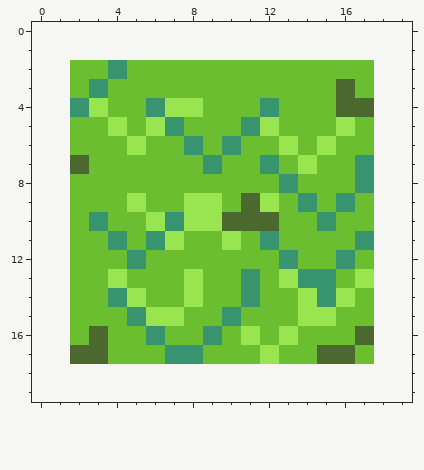
File history of a pixel-art sprite, Assets/textures/tallGrass.png. The picture above was drawn from the file before the commit.
The file is 32x32 pixels, drawn in blocks of 2x2; one block is one cell here. The old version is drawn lined up with the new one, on the new canvas.
Now the later version:
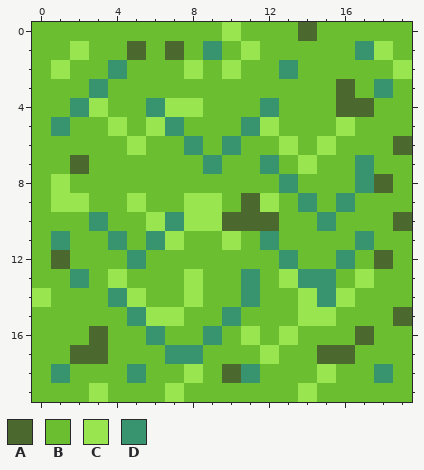
Palette (. is transparent): A #4b692f  B #6abe30  C #99e550  D #37946e
From old to new:
canvas 16x16 -> 20x20, the old top-left corner now at 2,2
@@ x 0..19 @@
- 0 ....................
- 1 ....................
- 2 ..BBDBBBBBBBBBBBBB..
- 3 ..BDBBBBBBBBBBBBAB..
- 4 ..DCBBDCCBBBDBBBAA..
- 5 ..BBCBCDBBBDCBBBCB..
- 6 ..BBBCBBDBDBBCBCBB..
- 7 ..ABBBBBBDBBDBCBBD..
- 8 ..BBBBBBBBBBBDBBBD..
- 9 ..BBBCBBCCBACBDBDB..
-10 ..BDBBCDCCAAABBDBB..
-11 ..BBDBDCBBCBDBBBBD..
-12 ..BBBDBBBBBBBDBBDB..
-13 ..BBCBBBCBBDBCDDBC..
-14 ..BBDCBBCBBDBBCDCB..
-15 ..BBBDCCBBDBBBCCBB..
-16 ..BABBDBBDBCBCBBBA..
-17 ..AABBBDDBBBCBBAAB..
-18 ....................
-19 ....................
+ 0 BBBBBBBBBBCBBBABBBBB
+ 1 BBCBBABABDBCBBBBBDCB
+ 2 BCBBDBBBCBCBBDBBBBBC
+ 3 BBBDBBBBBBBBBBBBABDB
+ 4 BBDCBBDCCBBBDBBBAABB
+ 5 BDBBCBCDBBBDCBBBCBBB
+ 6 BBBBBCBBDBDBBCBCBBBA
+ 7 BBABBBBBBDBBDBCBBDBB
+ 8 BCBBBBBBBBBBBDBBBDAB
+ 9 BCCBBCBBCCBACBDBDBBB
+10 BBBDBBCDCCAAABBDBBBA
+11 BDBBDBDCBBCBDBBBBDBB
+12 BABBBDBBBBBBBDBBDBAB
+13 BBDBCBBBCBBDBCDDBCBB
+14 CBBBDCBBCBBDBBCDCBBB
+15 BBBBBDCCBBDBBBCCBBBA
+16 BBBABBDBBDBCBCBBBABB
+17 BBAABBBDDBBBCBBAABBB
+18 BDBBBDBBCBADBBBCBBDB
+19 BBBCBBBCBBBBBBCBBBBB
Pixel boxes of the changes (left, top, right, bottom) in both pictures:
changed: (32, 22, 412, 402)
